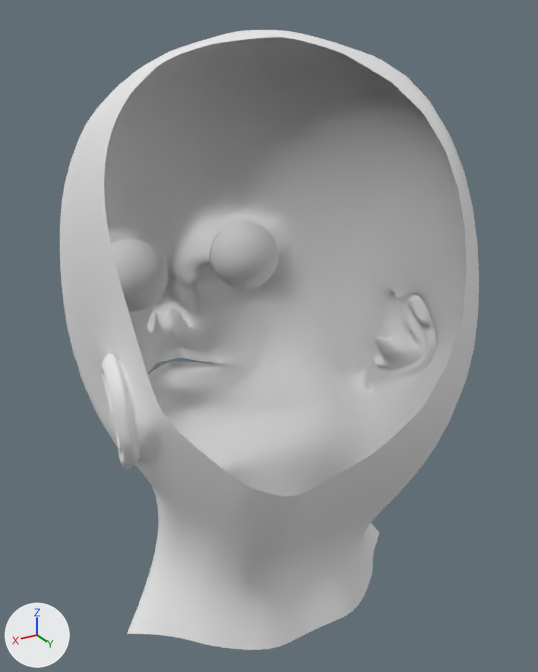
Two versions of the Blender file simple_topo/02d.blend, one commit apart.
One viewpoint serves both versions: a 50 mm camera at (5.24, 9.36, 9.84) aimed at (-0.34, 0.06, 5.19). Arrows for +X, +Y and +Z are at lower left; the lights stay in place. Everything nearer to the camera than a plane just in front of the edit is cut away.

In view in the first picture: 'head'.
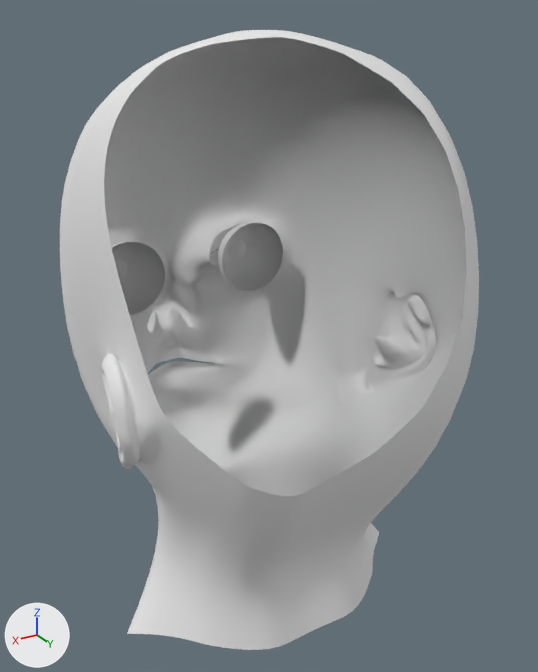
Commit message: 02d: new eyes added

Changed parts and their boxes [x1, y1, x2, y2] in the pictures (538 x 672 px):
'eye_l.001', added
    after: [111, 222, 283, 315]
part 1 of me_plane, deleted
    before: [111, 239, 168, 312]
part 2 of me_plane, deleted
    before: [211, 222, 278, 289]

The change, as a list of edits to the scene's bpy script:
```text
Add mat_eye_iris:
    mat_eye_iris = bpy.data.materials.new('eye_iris')
Change me_plane:
    where me_plane.from_pydata(...)  # 2159 vertices, 2146 faces; spans x -2.73..2.73, y -4.9..4.48, z -7.42..0.48
    used by ob_head; location = (0.0, -3.44, 5.42); rotation_euler = (1.571, 0.0, 0.0), in degrees (90, 0, 0)
    me_plane part 1: the loose piece of 482 vertices spanning x 0.48..1.71, y -0.2..1.04, z -2.01..-0.78 is deleted
    me_plane part 2: the loose piece of 482 vertices spanning x -1.71..-0.48, y -0.2..1.04, z -2.01..-0.78 is deleted
Add me_sphere:
    me_sphere.from_pydata(...)  # 785 vertices, 768 faces; spans x 0.75..2.52, y -0.2..0.64, z -0.88..0.88
    me_sphere.polygons.foreach_set('use_smooth', [True] * 768)
    me_sphere.materials.append(mat_eye_iris)
Add ob_eye_l_001:
    ob_eye_l_001 = bpy.data.objects.new('eye_l.001', me_sphere)
    ob_eye_l_001.location = (0.0, -2.35, 5.83)
    ob_eye_l_001.scale = (0.721, 0.721, 0.721)
    _m = ob_eye_l_001.modifiers.new('Mirror', 'MIRROR')
```
